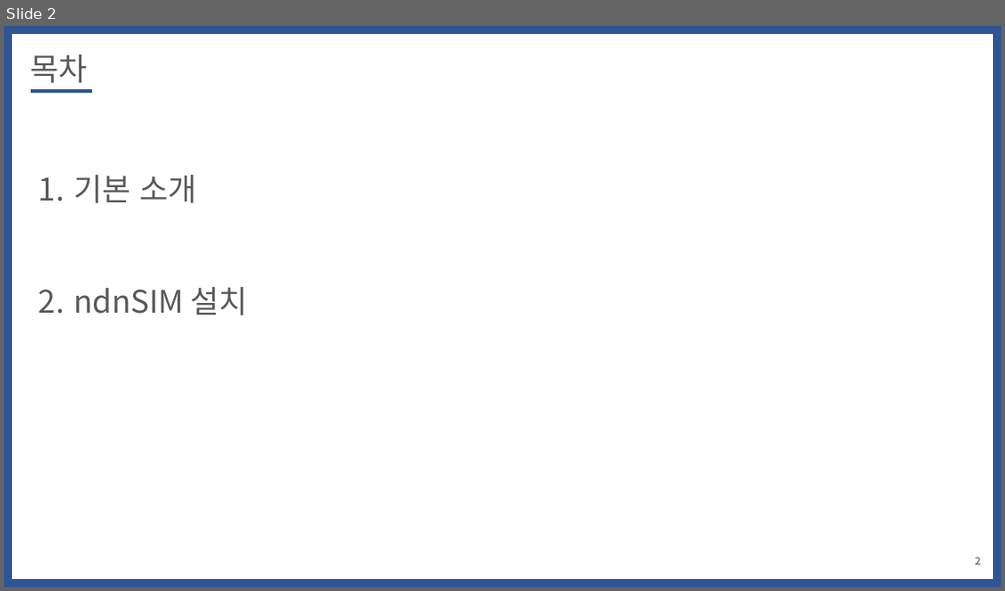
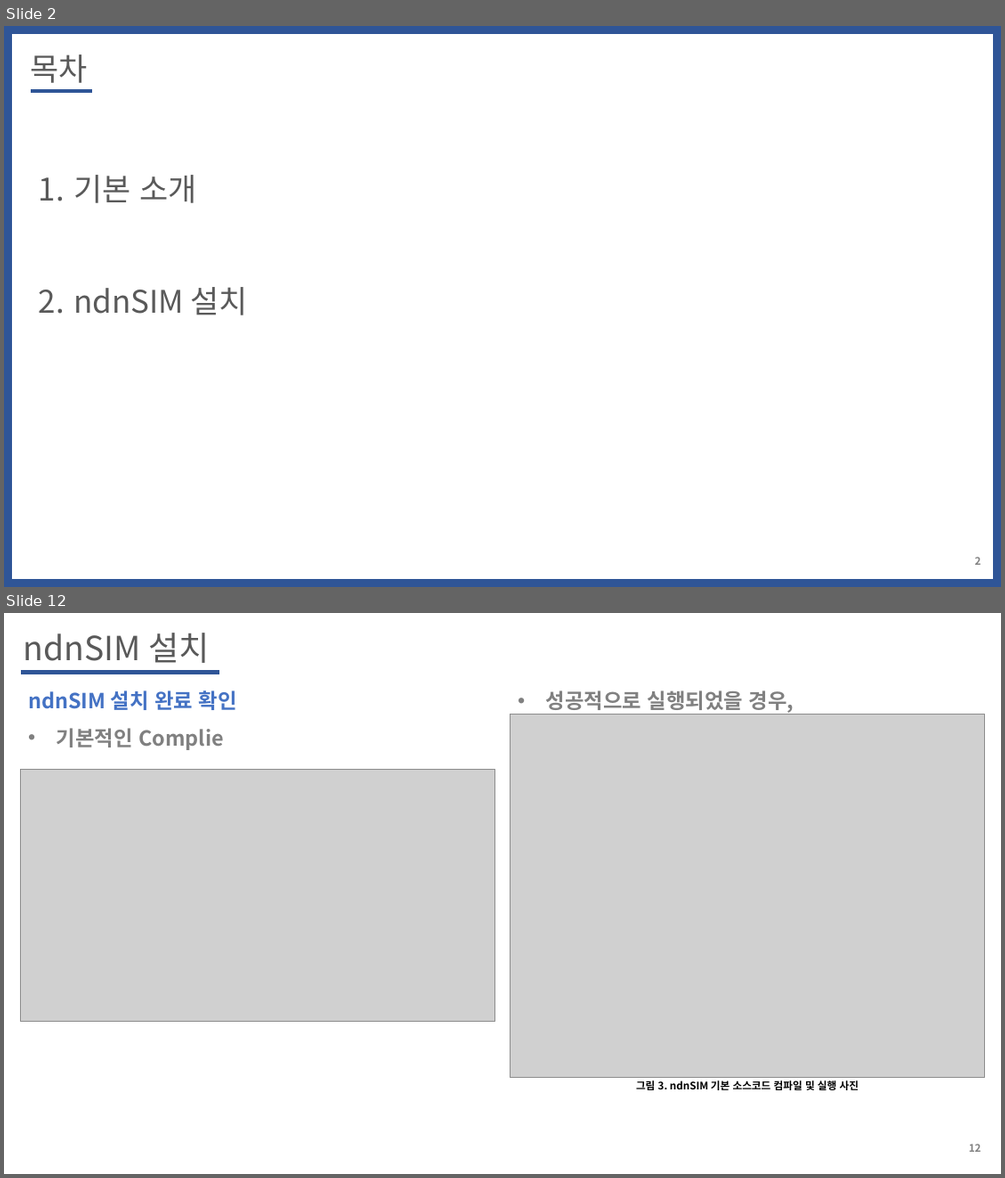
Before and after one commit to WoogiBoogi1129/ICN-NDN, a slide deck: Named-Data-Net/PPT/NDN_Tutorial_ndnSIM_Install.pptx. Shown one above the other, each under a label of ours: slide 2 before the commit, slides 2 and 12 after it; the slides between them are not shown. The pictures are 1005x591 and 1005x1178 pixels, drawn with LibreOffice and Linux fonts; fonts in the diff are those of the drawing; grey boxes stand for pictures. Boxes give left, top, right and bottom in pixels: in the first picture for what was removed or moved away, otherwise in the second. Text is boxed around its words. In the diff, an @@ line names an element or a change of style, - is before the commit and + after.

```diff
--- a/Named-Data-Net/PPT/NDN_Tutorial_ndnSIM_Install.pptx
+++ b/Named-Data-Net/PPT/NDN_Tutorial_ndnSIM_Install.pptx
@@ slide 12 added at box(4, 613, 1001, 1174), background #FFFFFF @@
@@ text added at box(23, 633, 210, 663), 32 pt, text #595959 @@
+ndnSIM 설치
@@ line added from (21, 672) to (219, 672), #2F5597 4.5 pt @@
@@ text added at box(28, 690, 237, 750), 20 pt, text #4472C4, bold @@
+ndnSIM 설치 완료 확인
+• 기본적인 Complie
@@ text added at box(546, 690, 794, 714), 20 pt, text #808080, bold @@
+• 성공적으로 실행되었을 경우,
@@ picture added at box(510, 714, 985, 1077) @@
@@ picture added at box(21, 770, 495, 1022) @@
@@ text added at box(636, 1080, 858, 1090), 10 pt, text #000000, bold @@
+그림 3. ndnSIM 기본 소스코드 컴파일 및 실행 사진
@@ page number added at box(969, 1143, 981, 1151), 10 pt, text #808080, bold @@
+12
```
Also in this commit, not shown: 2 slides changed, 7 other slides added, 10 slides removed, 1 other file.
